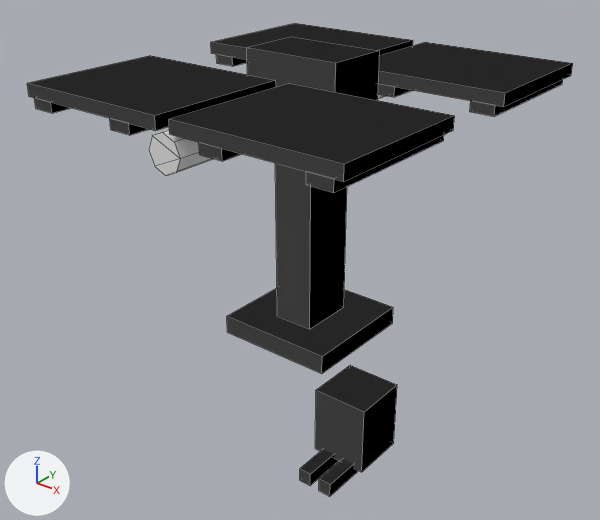
A saved change to the OBJ model src/main/resources/assets/electricity/models/pv_track/pv_track.obj.
Rendered twice from a 50 mm lens placed at (1.202, -1.549, 1.154), pointed at (0.019, -0.071, 0.237). Every picture has the same lights, and +X, +Y and +Z are marked at lower left. The first picture is the older version. Mesh edges are drawn as thin lines. Materials are left out; every surface is plain grey. Where no turn or scale is listed for an object, it has been applied to the vertices.

Names of what the first picture shows: 'harness', 'harness.001', 'harness.002', 'motor', 'motor.001', 'motor.002', 'pier', 'rotate_modules.001', 'rotate_modules.002', 'rotate_rails', 'rotate_tube', 'rotate_tube.001'.
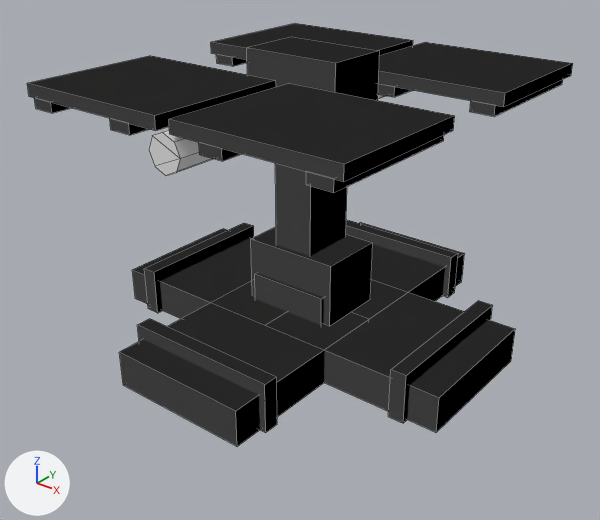
Location of each change, [x1, y1, x2, y2] in pixels of the pictures (600 x 520 px):
'harness_east.001', added: after [266, 279, 515, 432]
'harness_south', added: after [119, 303, 369, 446]
'harness.002', reshaped: before [300, 449, 358, 496]; after [251, 239, 373, 326]
'harness', reshaped: before [315, 386, 397, 472]; after [255, 273, 324, 325]
'harness_west', added: after [132, 229, 287, 325]
'harness_south.001', added: after [137, 319, 277, 433]
'harness_east', added: after [388, 301, 493, 423]
'harness.001', reshaped: before [317, 365, 397, 412]; after [252, 227, 373, 267]
'harness_north', added: after [355, 222, 465, 319]
'harness_west.001', added: after [145, 223, 254, 313]
'harness_north.001', added: after [346, 219, 458, 297]
part 1 of me_harness, added: after [255, 273, 324, 325]
part 2 of me_harness, deleted: before [315, 386, 397, 472]
part 4 of me_harness_002, deleted: before [300, 449, 358, 496]
part 5 of me_harness_002, added: after [251, 239, 373, 326]
'pier', unchanged, covered by the edit: before [227, 163, 393, 374]; after [275, 163, 347, 256]

The change, as a list of edits to the scene's bpy script:
```text
Change me_harness:
    remove me_harness.from_pydata(...)  # 8 vertices, 5 faces; spans x 0.34..0.46, y -0.42..-0.3, z 0.02..0.17
    add me_harness.from_pydata(...)  # 16 vertices, 12 faces; spans x -0.11..0.11, y -0.1..0.1, z 0.088..0.168
    me_harness part 1: 16 vertices added at x -0.11..0.11, y -0.1..0.1, z 0.088..0.168
    me_harness part 2: 8 vertices removed from x 0.34..0.46, y -0.42..-0.3, z 0.02..0.17
Change me_harness_001:
    remove me_harness_001.from_pydata(...)  # 4 vertices, 1 face; spans x 0.34..0.46, y -0.42..-0.3, z 0.17
    add me_harness_001.from_pydata(...)  # 4 vertices, 1 face; spans x -0.13..0.13, y -0.09..0.09, z 0.26
    me_harness_001 part 3
    me_harness_001.vertices[0].co: (0.34, -0.3, 0.17) -> (-0.13, 0.09, 0.26)  # pixel (350, 365) -> not seen
    me_harness_001.vertices[1].co: (0.46, -0.3, 0.17) -> (0.13, 0.09, 0.26)  # pixel (397, 384) -> pixel (372, 242)
    me_harness_001.vertices[2].co: (0.46, -0.42, 0.17) -> (0.13, -0.09, 0.26)  # pixel (364, 412) -> pixel (330, 266)
    me_harness_001.vertices[3].co: (0.34, -0.42, 0.17) -> (-0.13, -0.09, 0.26)  # pixel (315, 390) -> pixel (250, 239)
Change me_harness_002:
    remove me_harness_002.from_pydata(...)  # 16 vertices, 12 faces; spans x 0.361..0.439, y -0.5..-0.36, z 0.0..0.03
    add me_harness_002.from_pydata(...)  # 8 vertices, 5 faces; spans x -0.13..0.13, y -0.09..0.09, z 0.094..0.26
    me_harness_002 part 4: 16 vertices removed from x 0.361..0.439, y -0.5..-0.36, z 0.0..0.03
    me_harness_002 part 5: 8 vertices added at x -0.13..0.13, y -0.09..0.09, z 0.094..0.26
Add ob_harness_west_001:
    ob_harness_west_001 = bpy.data.objects.new('harness_west.001', me_harness_west_001)  # a box spanning x -0.425..-0.385, y -0.205..0.205, z 0.0..0.128
    ob_harness_west_001.location = (0.0, 0.0, 0.0)
Add ob_harness_west:
    ob_harness_west = bpy.data.objects.new('harness_west', me_harness_west)  # a box spanning x -0.5..0.0, y -0.188..0.188, z 0.0..0.094
    ob_harness_west.location = (0.0, 0.0, 0.0)
Add ob_harness_south_001:
    ob_harness_south_001 = bpy.data.objects.new('harness_south.001', me_harness_south_001)  # a box spanning x -0.205..0.205, y -0.425..-0.385, z 0.0..0.128
    ob_harness_south_001.location = (0.0, 0.0, 0.0)
Add ob_harness_south:
    ob_harness_south = bpy.data.objects.new('harness_south', me_harness_south)  # a box spanning x -0.188..0.188, y -0.5..0.0, z 0.0..0.094
    ob_harness_south.location = (0.0, 0.0, 0.0)
Add ob_harness_north_001:
    ob_harness_north_001 = bpy.data.objects.new('harness_north.001', me_harness_north_001)  # a box spanning x -0.205..0.205, y 0.385..0.425, z 0.0..0.128
    ob_harness_north_001.location = (0.0, 0.0, 0.0)
Add ob_harness_north:
    ob_harness_north = bpy.data.objects.new('harness_north', me_harness_north)  # a box spanning x -0.188..0.188, y 0.0..0.5, z 0.0..0.094
    ob_harness_north.location = (0.0, 0.0, 0.0)
Add ob_harness_east_001:
    ob_harness_east_001 = bpy.data.objects.new('harness_east.001', me_harness_east_001)  # a box spanning x 0.0..0.5, y -0.188..0.188, z 0.0..0.094
    ob_harness_east_001.location = (0.0, 0.0, 0.0)
Add ob_harness_east:
    ob_harness_east = bpy.data.objects.new('harness_east', me_harness_east)  # a box spanning x 0.385..0.425, y -0.205..0.205, z 0.0..0.128
    ob_harness_east.location = (0.0, 0.0, 0.0)
```
